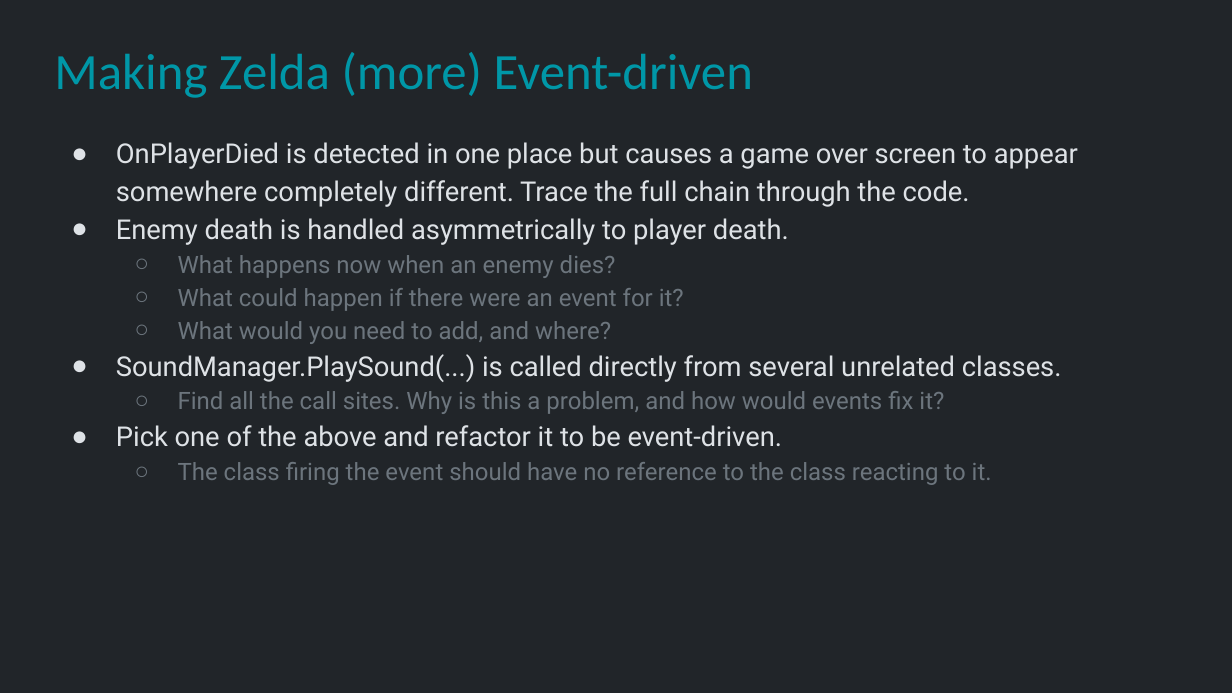
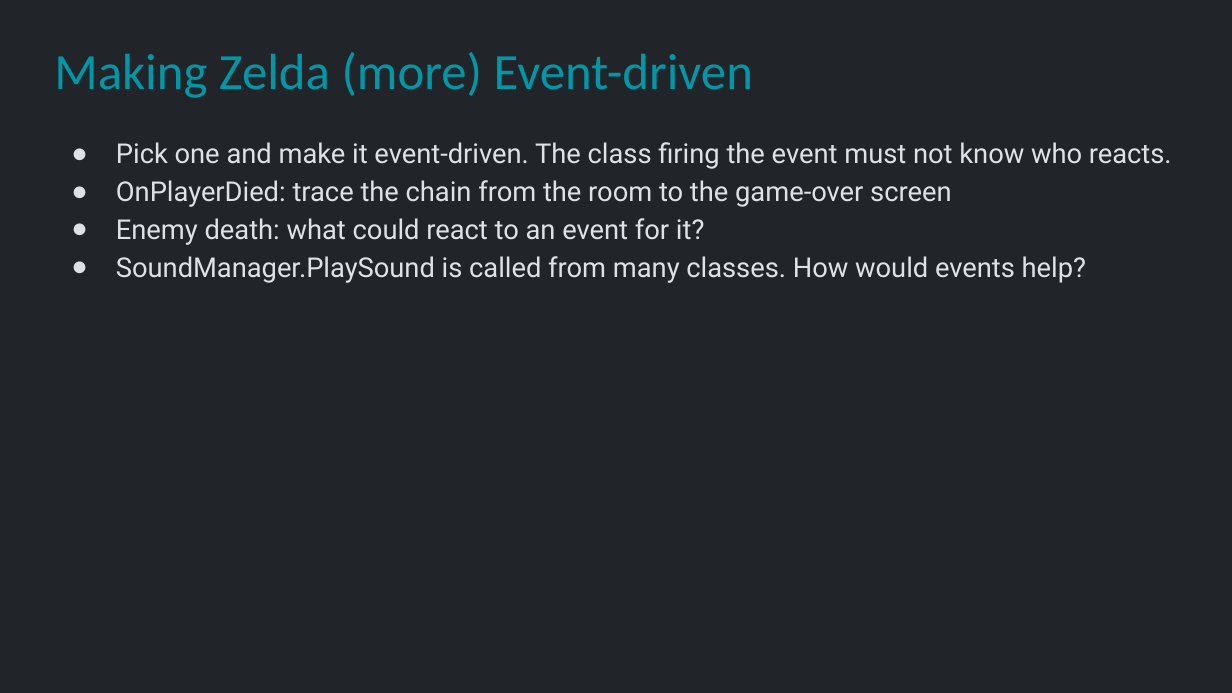
Before and after one commit to Metamate/gar, a slide deck: slide 27 of slides/08 The Legend of Zelda.pptx. Drawn at 1232x693 pixels with LibreOffice and Linux fonts; fonts in the diff are those of the drawing. Boxes give left, top, right and bottom in pixels: in the first picture for what was removed or moved away, otherwise in the second. Text is boxed around its words. In the diff, an @@ line names an element or a change of style, - is before the commit and + after.

```diff
--- a/slides/08 The Legend of Zelda.pptx
+++ b/slides/08 The Legend of Zelda.pptx
@@ text at <box>116,142,1172,283</box>: text changed @@
-● OnPlayerDied is detected in one place but causes a game over screen to appear somewhere completely different. Trace the full chain through the code.
-● Enemy death is handled asymmetrically to player death.
-  ○ What happens now when an enemy dies?
-  ○ What could happen if there were an event for it?
-  ○ What would you need to add, and where?
-● SoundManager.PlaySound(...) is called directly from several unrelated classes.
-  ○ Find all the call sites. Why is this a problem, and how would events fix it?
-● Pick one of the above and refactor it to be event-driven.
-  ○ The class firing the event should have no reference to the class reacting to it.
+● Pick one and make it event-driven. The class firing the event must not know who reacts.
+● OnPlayerDied: trace the chain from the room to the game-over screen
+● Enemy death: what could react to an event for it?
+● SoundManager.PlaySound is called from many classes. How would events help?
```
Also in this commit, not shown: 8 other slides changed, 2 slides added, 1 slide removed.
